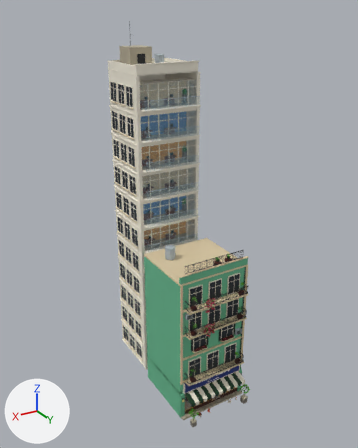
The FBX model Assets/PhoViet/Art/Streets/PV_StreetShop01_Petshop.fbx, before and after one commit.
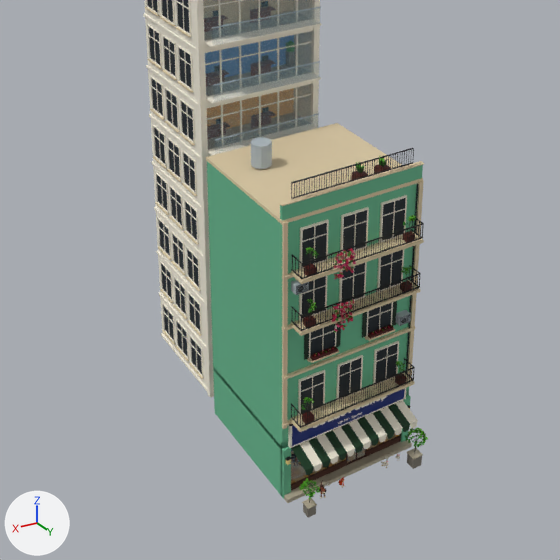
Old and new are each drawn whole from a camera (50 mm lens) standing at (26.3, 40.5, 41.9) and looking at (0.1, -3.1, 20.2) and again close up on the part from 13% to 88% of the width and 40% to 100% of the height. Every picture has the same lights, and +X, +Y and +Z are marked at lower left. The older version's two pictures come first. Objects named as collision shapes, trigger or cutter boxes, shadow casters or lower levels of detail are left out. Where no turn or scale is listed for an object, it has been applied to the vertices. Vertices at exactly the same position are counted once.

The older version as bpy lines, for what is in view:
```python
me_pv_streetshop01_petshop_lod0 = bpy.data.meshes.new('PV_StreetShop01_Petshop_LOD0')
me_pv_streetshop01_petshop_lod0.from_pydata(...)  # 28325 vertices, 23295 faces; spans x -4.2..4.2, y -12.5..6.2, z 0.0..41.0
# faces by material slot: [23270, 25]
me_pv_streetshop01_petshop_lod0.materials.append(mat_pv_streetatlas)  # picture img_pv_streetpalette_png
me_pv_streetshop01_petshop_lod0.materials.append(mat_pv_streetglass)  # cyan #99c4d6
ob_pv_streetshop01_petshop_lod0 = bpy.data.objects.new('PV_StreetShop01_Petshop_LOD0', me_pv_streetshop01_petshop_lod0)
ob_pv_streetshop01_petshop_lod0.location = (0.0, 0.0, 0.0)
```
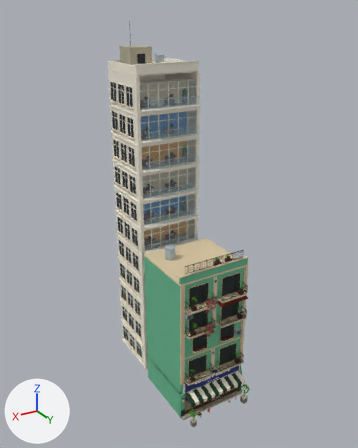
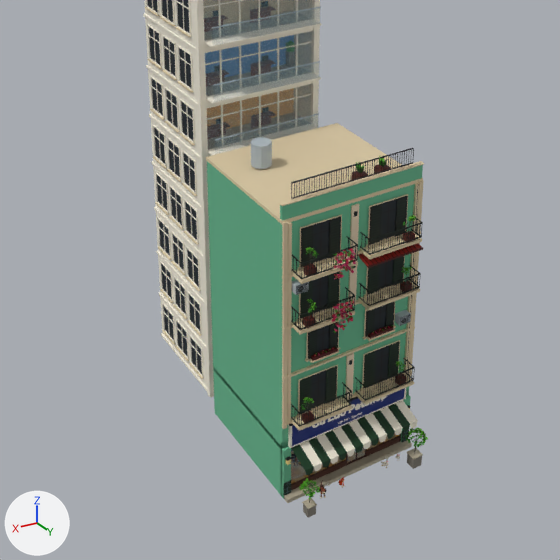
Scene script edits in JSON lines:
```json
{"block": "me_pv_streetshop01_petshop_lod0", "where": "# used by ob_pv_streetshop01_petshop_lod0; location = (0.0, 0.0, 0.0)"}
{"op": "remove", "block": "me_pv_streetshop01_petshop_lod0", "code": "me_pv_streetshop01_petshop_lod0.from_pydata(...)  # 28325 vertices, 23295 faces; spans x -4.2..4.2, y -12.5..6.2, z 0.0..41.0"}
{"op": "add", "block": "me_pv_streetshop01_petshop_lod0", "code": "me_pv_streetshop01_petshop_lod0.from_pydata(...)  # 29445 vertices, 23697 faces; spans x -4.2..4.2, y -12.5..6.2, z 0.0..41.0"}
{"block": "me_pv_streetshop01_petshop_lod0", "change": "me_pv_streetshop01_petshop_lod0 part 1: a new loose piece, a box spanning x 3.72..4.18, y 4.058..4.102, z 0.04..1.08, in mat_pv_streetatlas (picture img_pv_streetpalette_png)"}
{"block": "me_pv_streetshop01_petshop_lod0", "change": "me_pv_streetshop01_petshop_lod0 part 2: a new loose piece, a box spanning x -4.18..-3.72, y 4.058..4.102, z 0.04..1.08, in mat_pv_streetatlas (picture img_pv_streetpalette_png)"}
{"block": "me_pv_streetshop01_petshop_lod0", "change": "me_pv_streetshop01_petshop_lod0 part 3: a new loose piece, a box spanning x 2.519..3.18, y 3.998..4.058, z 5.25..7.41, in mat_pv_streetatlas (picture img_pv_streetpalette_png)"}
{"block": "me_pv_streetshop01_petshop_lod0", "change": "me_pv_streetshop01_petshop_lod0 part 4: 55 loose pieces with 396 vertices, spanning x -3.7..3.7, y 3.9..4.9, z 5.0..16.3, are deleted"}
{"block": "me_pv_streetshop01_petshop_lod0", "change": "me_pv_streetshop01_petshop_lod0 part 5: 644 vertices moved from x -3.7..3.7, y 4.0..4.9, z 5.2..15.0 to x -3.7..3.7, y 4.1..4.9, z 5.2..15.0; 252 vertices removed from x -3.7..3.7, y 3.9..4.9, z 4.9..16.4; 1732 vertices added at x -4.2..4.2, y 3.8..4.9, z 0.0..16.9"}
{"block": "me_pv_streetshop01_petshop_lod0", "change": "other edits to the shape of me_pv_streetshop01_petshop_lod0 do not show in these pictures"}
```

Pixel boxes [x1, y1, x2, y2] of what changed, in the close-ups (560 x 560 px):
```json
{"part": 1, "of": "me_pv_streetshop01_petshop_lod0", "change": "added", "after": [283, 480, 291, 498]}
{"part": 2, "of": "me_pv_streetshop01_petshop_lod0", "change": "added", "after": [402, 430, 409, 442]}
{"part": 3, "of": "me_pv_streetshop01_petshop_lod0", "change": "added", "after": [299, 376, 311, 413]}
{"part": 4, "of": "me_pv_streetshop01_petshop_lod0", "change": "deleted", "before": [295, 198, 420, 418]}
{"part": 5, "of": "me_pv_streetshop01_petshop_lod0", "change": "built on", "before": [290, 195, 424, 432], "after": [286, 183, 423, 494]}
```
